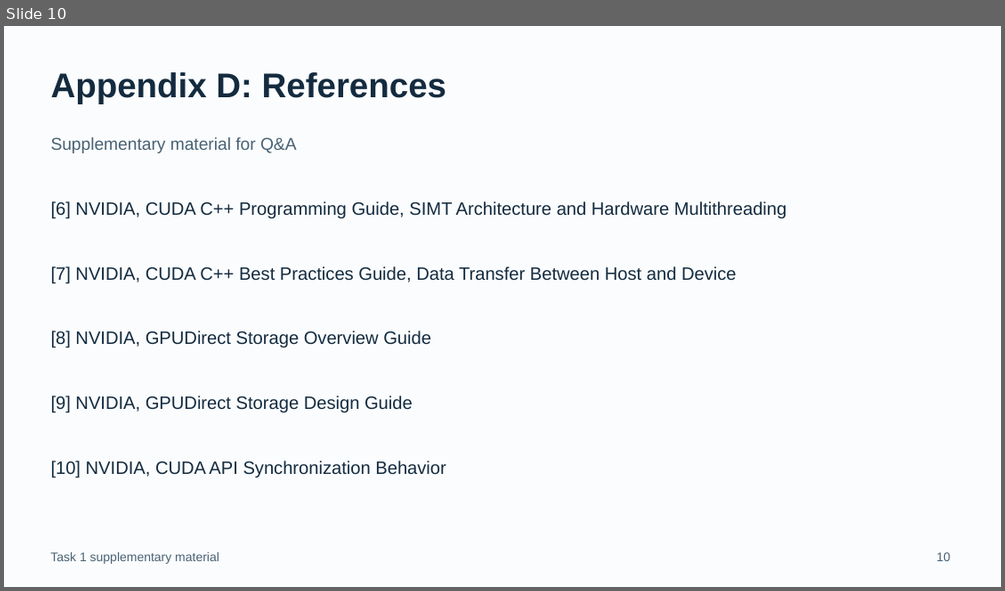
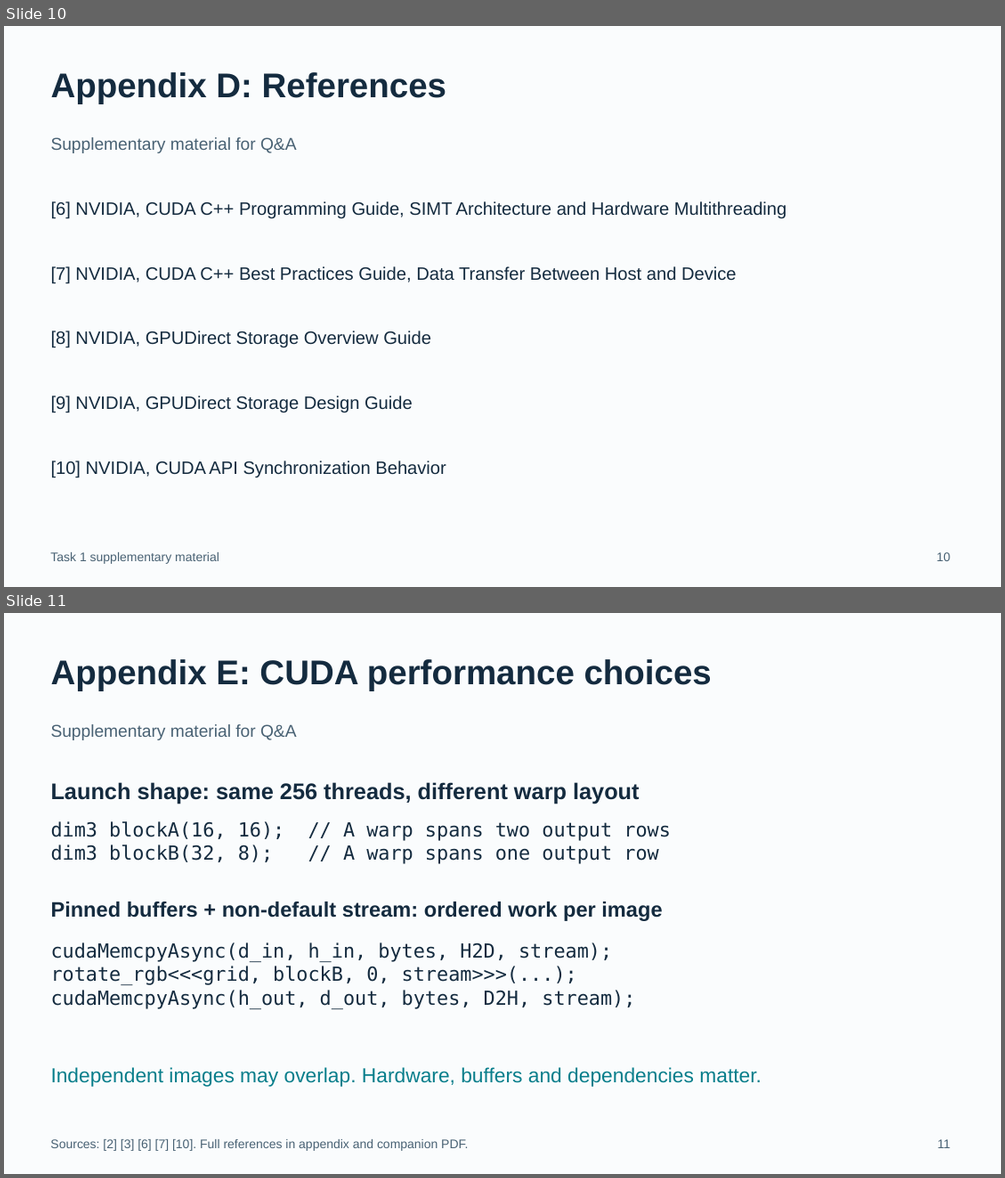
Before and after one commit to Shamle-T/FIT3143-Parallel-Computing, a slide deck: applied2/task1/Task1_GPU_Image_Rotation_Final.pptx. Shown one above the other, each under a label of ours: slide 10 before the commit, slides 10 and 11 after it. The pictures are 1005x591 and 1005x1178 pixels, drawn with LibreOffice and Linux fonts; fonts in the diff are those of the drawing. Boxes give left, top, right and bottom in pixels: in the first picture for what was removed or moved away, otherwise in the second. Text is boxed around its words. In the diff, an @@ line names an element or a change of style, - is before the commit and + after.

```diff
--- a/applied2/task1/Task1_GPU_Image_Rotation_Final.pptx
+++ b/applied2/task1/Task1_GPU_Image_Rotation_Final.pptx
@@ slide 11 added at [4, 613, 1001, 1174], background #FAFCFD @@
@@ text added at [51, 659, 712, 691], 33 pt, text #142B3F, bold @@
+Appendix E: CUDA performance choices
@@ text added at [51, 724, 297, 740], 16.5 pt, text #496274 @@
+Supplementary material for Q&A
@@ text added at [51, 782, 639, 803], 21.8 pt, text #142B3F, bold @@
+Launch shape: same 256 threads, different warp layout
@@ text added at [51, 821, 658, 864], 18.8 pt, text #142B3F @@
+dim3 blockA(16, 16); // A warp spans two output rows
+dim3 blockB(32, 8); // A warp spans one output row
@@ text added at [51, 901, 662, 921], 20.2 pt, text #142B3F, bold @@
+Pinned buffers + non-default stream: ordered work per image
@@ text added at [51, 942, 635, 1009], 18.8 pt, text #142B3F @@
+cudaMemcpyAsync(d_in, h_in, bytes, H2D, stream);
+rotate_rgb<<<grid, blockB, 0, stream>>>(...);
+cudaMemcpyAsync(h_out, d_out, bytes, D2H, stream);
@@ text added at [51, 1067, 761, 1086], 19.5 pt, text #087E8B @@
+Independent images may overlap. Hardware, buffers and dependencies matter.
@@ text added at [50, 1139, 468, 1151], 12 pt, text #496274 @@
+Sources: [2] [3] [6] [7] [10]. Full references in appendix and companion PDF.
@@ text added at [938, 1139, 950, 1148], 12 pt, text #496274 @@
+11
```
Also in this commit, not shown: 2 slides changed, 12 other files.
